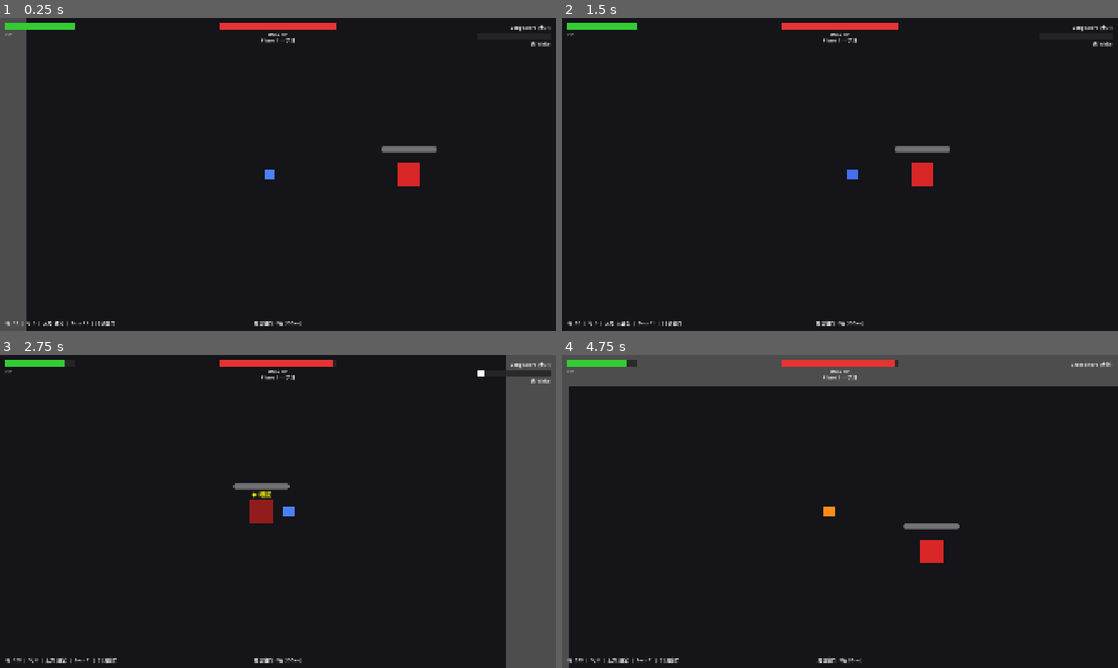
Above: before the commit, frames 1-4 (two rows, left to right).
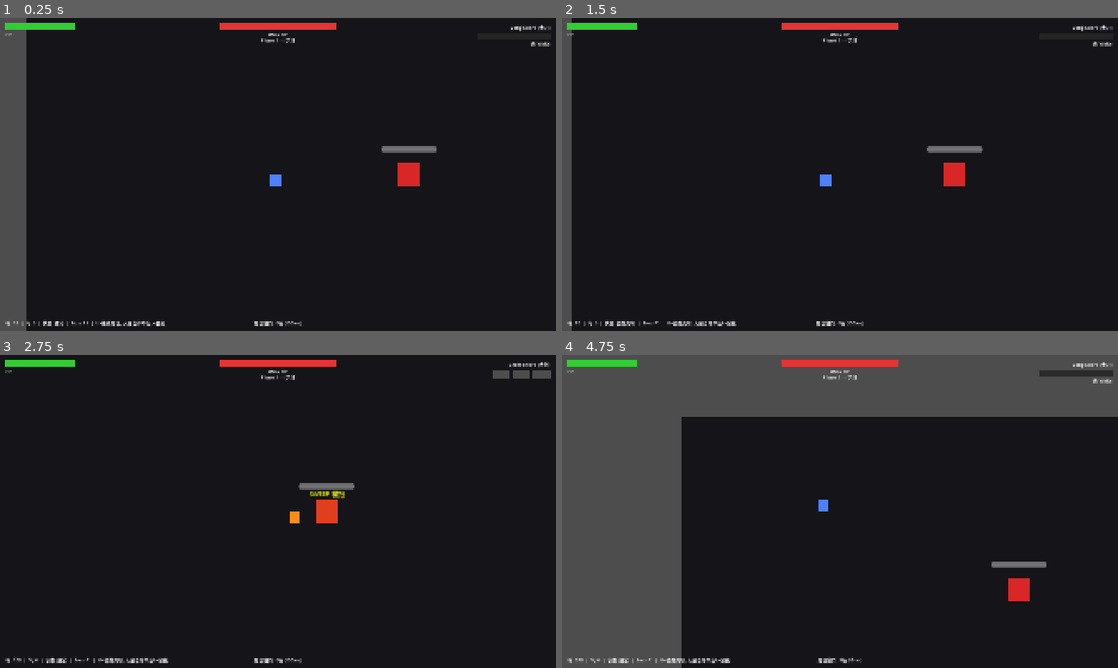
Above: after the commit, the same moments.

Repository: cyclonemagnum/claude_game_studios
Game: Godot game, scene res://main.tscn
The game is run twice, just before and just after one commit, with the same random seed, the same clock (stepped at 60 frames per second) and the same inputs.
Inputs:
- Up to frame 1 (0.25 s): no input
- Up to frame 2 (1.5 s): hold D (move_right) 0.53-1.28 s; tap J (attack) at 0.6 s; tap L (special) at 0.8, 1.35 s; hold U (back_step, bound only after the commit) from 1.28 s (still down)
- Up to frame 3 (2.75 s): tap Tab (switch_weapon) at 1.55, 2.1 s; release U (back_step, bound only after the commit) at 2.03 s; hold D (move_right) from 2.03 s (still down); tap J (attack) at 2.3 s
- Up to frame 4 (4.75 s): release D (move_right) at 2.78 s; hold W (move_up) 2.78-3.53 s; tap J (attack) at 2.85, 4.55 s; tap L (special) at 3.05 s; hold A (move_left) from 3.53 s (still down); tap K (dodge) at 3.6 s; tap Tab (switch_weapon) at 3.8 s; tap [ (parry_window_decrease) at 4.35 s

The runs differ from the first frame. In frame 1, 0.3% of the frame differs, in the area x 7-51%, y 48-99%; in frame 2, 2.9%; in frame 3, 11%; in frame 4, 27%, in the area x 1-100%, y 1-100%.

Commit message:
登龙

Diff:
--- a/prototypes/combat-feel/boss.gd
+++ b/prototypes/combat-feel/boss.gd
@@ -35,30 +35,32 @@
 ]
 
 # --- Attack definitions ---
-enum AttackType { SLAM, SWEEP, CHARGE, LEAP, COMBO }
+enum AttackType { SLAM, SWEEP, CHARGE, LEAP, COMBO, THRUST }
 
 const ATTACK_NAMES: Array[String] = [
-	"SLAM 重击", "SWEEP 横扫", "CHARGE 冲撞", "LEAP 跳砸", "COMBO 连斩",
+	"SLAM 重击", "SWEEP 横扫", "CHARGE 冲撞", "LEAP 跳砸", "COMBO 连斩", "THRUST 突刺",
 ]
 
 # Per-phase telegraph speed multiplier (1.0 = base speed)
 const PHASE_SPEED: Array[float] = [1.0, 0.7, 0.45]
 
 # Base telegraph times (scaled by PHASE_SPEED)
-const BASE_TELEGRAPH: Array[float] = [1.0, 0.8, 0.5, 0.9, 0.35]
+# THRUST 故意慢且明显 → 邀请玩家見切
+const BASE_TELEGRAPH: Array[float] = [1.0, 0.8, 0.5, 0.9, 0.35, 0.95]
 
 # Recovery times per attack — the breakwindow
-const RECOVERY_TIMES: Array[float] = [1.2, 0.6, 1.0, 0.8, 1.5]
+# THRUST 失败后大破绽 → 邀请玩家登龍
+const RECOVERY_TIMES: Array[float] = [1.2, 0.6, 1.0, 0.8, 1.5, 1.6]
 
 # Damage per attack
-const ATTACK_DAMAGES: Array[int] = [25, 15, 30, 35, 12]
+const ATTACK_DAMAGES: Array[int] = [25, 15, 30, 35, 12, 28]
 const COMBO_SECOND_HIT_DAMAGE: int = 18
 
 # Attack ranges
-const ATTACK_RANGES: Array[float] = [120.0, 180.0, 250.0, 150.0, 130.0]
+const ATTACK_RANGES: Array[float] = [120.0, 180.0, 250.0, 150.0, 130.0, 220.0]
 
 # Active hitbox windows
-const ACTIVE_WINDOWS: Array[float] = [0.15, 0.2, 0.25, 0.15, 0.12]
+const ACTIVE_WINDOWS: Array[float] = [0.15, 0.2, 0.25, 0.15, 0.12, 0.18]
 
 # LEAP specifics
 const LEAP_JUMP_DURATION: float = 0.5
@@ -67,12 +69,13 @@
 # CHARGE specifics
 const CHARGE_SPEED: float = 450.0
 
-# Attack weights per phase — [SLAM, SWEEP, CHARGE, LEAP, COMBO]
+# Attack weights per phase — [SLAM, SWEEP, CHARGE, LEAP, COMBO, THRUST]
 # Zero means unavailable in that phase
+# THRUST 仅在 Phase 2/3 出现, 邀请玩家用見切+登龍
 const PHASE_WEIGHTS: Array[Array] = [
-	[3, 2, 0, 0, 0],   # Phase 1: SLAM + SWEEP only
-	[2, 2, 2, 2, 0],   # Phase 2: + CHARGE + LEAP
-	[1, 1, 2, 2, 3],   # Phase 3: all + COMBO favored
+	[3, 2, 0, 0, 0, 0],   # Phase 1: SLAM + SWEEP only — 学习时机
+	[2, 2, 2, 2, 0, 3],   # Phase 2: + CHARGE + LEAP + THRUST
+	[1, 1, 2, 2, 3, 3],   # Phase 3: all + COMBO favored + THRUST
 ]
 
 # Weight boost for fast attacks after being parried
@@ -98,6 +101,7 @@
 var _attack_hit_this_swing: bool = false
 var _charge_velocity: Vector2 = Vector2.ZERO
 var _was_parried: bool = false   # set by player via signal, reset after next attack pick
+var _thrust_dir: Vector2 = Vector2.RIGHT  # locked at THRUST telegraph start
 
 # LEAP state
 var _leap_origin: Vector2 = Vector2.ZERO
@@ -333,6 +337,12 @@
 		AttackType.LEAP:
 			_enter_leap()
 			return   # leap handles its own state
+		AttackType.THRUST:
+			# 锁定方向 = 当前面向玩家
+			if _player_ref:
+				_thrust_dir = (_player_ref.global_position - global_position).normalized()
+			else:
+				_thrust_dir = Vector2.RIGHT
 
 
 func _enter_leap() -> void:
@@ -425,8 +435,27 @@
 func _check_attack_hit() -> void:
 	if _player_ref == null:
 		return
-	var dist := (_player_ref.global_position - global_position).length()
+	var to_player: Vector2 = _player_ref.global_position - global_position
+	var dist: float = to_player.length()
 	var attack_range: float = ATTACK_RANGES[_current_attack]
+
+	# THRUST: 窄线攻击 — 玩家必须在Boss正前方狭窄角度内才命中
+	# 後跳見切是最佳应对 (向后离开线)
+	if _current_attack == AttackType.THRUST:
+		if dist > attack_range:
+			return
+		# 突刺方向 = 起手时锁定的玩家方向
+		var thrust_dir: Vector2 = _thrust_dir
+		var dir_to_player: Vector2 = to_player.normalized()
+		var dot: float = thrust_dir.dot(dir_to_player)
+		# 仅命中正前方 ~30度锥形
+		if dot > 0.86:
+			_attack_hit_this_swing = true
+			var thrust_dmg: int = ATTACK_DAMAGES[_current_attack]
+			_player_ref.take_damage(thrust_dmg, global_position)
+			attack_landed.emit(thrust_dmg, _player_ref.global_position)
+		return
+
 	if dist <= attack_range:
 		_attack_hit_this_swing = true
 		var dmg: int = ATTACK_DAMAGES[_current_attack]
--- a/prototypes/combat-feel/great_sword.gd
+++ b/prototypes/combat-feel/great_sword.gd
@@ -13,7 +13,7 @@
 const CHARGE_TIME_L3: float = 1.4
 const CHARGE_TIME_MAX: float = 2.0
 
-const DAMAGE_MULT: Array[float] = [1.0, 2.0, 3.0]
+const DAMAGE_MULT: Array[float] = [1.0, 1.8, 3.5]   # Lv3更具诱惑性 (原 1/2/3)
 const RECOVERY_TIME: Array[float] = [0.3, 0.5, 0.8]
 
 const HITBOX_RADIUS: Array[float] = [50.0, 75.0, 100.0]
--- a/prototypes/combat-feel/long_sword.gd
+++ b/prototypes/combat-feel/long_sword.gd
@@ -17,7 +17,7 @@
 const COMBO_RESET_TIME: float = 0.6
 
 const SPIRIT_PER_HIT: int = 8
-const SPIRIT_DECAY_RATE: float = 5.0
+const SPIRIT_DECAY_RATE: float = 2.5    # 调慢: 5 → 2.5, 鼓励囤气用大招
 const SPIRIT_MAX: int = 100
 
 const SPIRIT_LEVEL_THRESHOLDS: Array[int] = [0, 34, 67]
@@ -42,7 +42,7 @@
 const GRAND_IAI_COUNTER_DAMAGE: int = 50
 const GRAND_IAI_COUNTER_DELAY: float = 0.3    # delay before counter slash lands
 const GRAND_IAI_SPIRIT_BONUS: int = 30
-const GRAND_IAI_FAIL_RECOVERY: float = 0.7    # punish for whiffed grand iai
+const GRAND_IAI_FAIL_RECOVERY: float = 0.4    # 调短: 0.7 → 0.4, 让玩家敢按
 const GRAND_IAI_FREEZE_DURATION: float = 0.18
 const GRAND_IAI_SHAKE_INTENSITY: float = 12.0
 const GRAND_IAI_SHAKE_DURATION: float = 0.25
@@ -51,6 +51,30 @@
 # Spirit Release (居合斩) — full gauge finisher
 const RELEASE_DAMAGE: int = 80
 const RELEASE_HITBOX_RADIUS: float = 120.0
+
+# --- 後跳見切 (Back-step Parry) ---
+const BACK_STEP_DURATION: float = 0.28
+const BACK_STEP_SPEED: float = 700.0
+const BACK_STEP_RECOVERY: float = 0.15
+const BACK_STEP_IFRAME_FRAMES: int = 8           # 8 帧見切窗口
+const BACK_STEP_COUNTER_WINDOW: float = 0.55     # 成功后追击窗口
+const BACK_STEP_COUNTER_DASH_DURATION: float = 0.18
+const BACK_STEP_COUNTER_DASH_SPEED: float = 850.0
+const BACK_STEP_COUNTER_DAMAGE: int = 38
+const BACK_STEP_COUNTER_HITBOX_RADIUS: float = 110.0
+const BACK_STEP_SPIRIT_GAIN: int = 20
+
+# --- 登龍 (Helmsplitter — 戳刺→起跳→下劈) ---
+const TORYU_THRUST_DURATION: float = 0.32        # phase 0: 戳刺起手 (易被打断)
+const TORYU_LAUNCH_DURATION: float = 0.18        # phase 1: 起跳 (短暂i-frame)
+const TORYU_DESCENT_DURATION: float = 0.85       # phase 2: 浮空+延迟下劈 (易被打断)
+const TORYU_THRUST_DAMAGE: int = 18
+const TORYU_FINAL_DAMAGE: int = 110              # 命中爆发，比大居合更高
+const TORYU_AOE_RADIUS: float = 140.0
+const TORYU_THRUST_RANGE: float = 90.0
+const TORYU_AIR_HEIGHT: float = 180.0            # 视觉浮空高度
+const TORYU_SPIRIT_COST: int = 30                # 大居合成功后消耗气
+const TORYU_FOLLOWUP_WINDOW: float = 0.6         # 大居合反击命中后窗口
 
 # --- Signals ---
 signal spirit_changed(value: int)
@@ -64,6 +88,18 @@
 signal combo_hit(hit_index: int, damage: int, position: Vector2)
 signal spirit_release_fired(damage: int, position: Vector2)
 
+# 後跳見切
+signal back_step_started()
+signal back_step_absorbed(frame_hit: int, window: int)
+signal back_step_counter_fired(damage: int, position: Vector2)
+
+# 登龍
+signal toryu_window_opened()                    # 大居合成功 → 登龍可触发
+signal toryu_started()
+signal toryu_phase_changed(phase: int)          # 0=戳刺 1=起跳 2=下劈
+signal toryu_landed(damage: int, position: Vector2)
+signal toryu_interrupted()
+
 # --- State ---
 var _spirit: int = 0
 var _spirit_level: int = 0
@@ -94,6 +130,32 @@
 var _counter_delay_timer: float = 0.0
 var _counter_origin: Vector2 = Vector2.ZERO
 
+# 後跳見切 state
+var _back_stepping: bool = false
+var _back_step_timer: float = 0.0
+var _back_step_frame_counter: int = 0
+var _back_step_absorbed: bool = false
+var _back_step_recovery: bool = false
+var _back_step_recovery_timer: float = 0.0
+var _back_step_dir: Vector2 = Vector2.ZERO
+
+# 後跳追击 state (前冲斩)
+var _counter_window_timer: float = 0.0
+var _counter_dashing: bool = false
+var _counter_dash_timer: float = 0.0
+var _counter_dash_dir: Vector2 = Vector2.ZERO
+var _counter_dash_hit_done: bool = false
+
+# 登龍 state
+var _toryu_window_timer: float = 0.0          # 大居合成功后给玩家的输入窗口
+var _toryu_active: bool = false
+var _toryu_phase: int = 0
+var _toryu_phase_timer: float = 0.0
+var _toryu_dir: Vector2 = Vector2.RIGHT
+var _toryu_thrust_hit_done: bool = false
+var _toryu_air_offset: float = 0.0            # 视觉Y偏移 (浮空)
+var _toryu_origin: Vector2 = Vector2.ZERO
+
 # References
 var player: CharacterBody2D = null
 var camera: Camera2D = null
@@ -108,6 +170,9 @@
 	_update_stance(delta)
 	_update_grand_iai(delta)
 	_update_counter_delay(delta)
+	_update_back_step(delta)
+	_update_counter_dash(delta)
+	_update_toryu(delta)
 
 
 func _update_spirit_decay(delta: float) -> void:
@@ -205,6 +270,10 @@
 		and not _grand_iai_in_recovery
 		and not _grand_iai_dashing
 		and not _counter_pending
+		and not _back_stepping
+		and not _back_step_recovery
+		and not _counter_dashing
+		and not _toryu_active
 	)
 
 
@@ -214,6 +283,34 @@
 
 func is_grand_iai_dashing() -> bool:
 	return _grand_iai_dashing
+
+
+func is_back_stepping() -> bool:
+	return _back_stepping
+
+
+func is_counter_dashing() -> bool:
+	return _counter_dashing
+
+
+func is_toryu_active() -> bool:
+	return _toryu_active
+
+
+func get_toryu_phase() -> int:
+	return _toryu_phase
+
+
+func get_toryu_air_offset() -> float:
+	return _toryu_air_offset
+
+
+func has_toryu_window() -> bool:
+	return _toryu_window_timer > 0.0
+
+
+func has_counter_window() -> bool:
+	return _counter_window_timer > 0.0
 
 
 func is_busy() -> bool:
@@ -462,6 +559,11 @@
 		hit_effects.spawn_iai_success(player.global_position)
 
 	_decay_suppress_timer = 1.0
+	# 大居合命中后,开启登龍输入窗口 (条件: 气足够)
+	if _spirit >= TORYU_SPIRIT_COST:
+		_toryu_window_timer = TORYU_FOLLOWUP_WINDOW
+		toryu_window_opened.emit()
+		print("登龍 WINDOW OPENED (%.2fs)" % TORYU_FOLLOWUP_WINDOW)
 	print("大居合 COUNTER: %d base damage" % GRAND_IAI_COUNTER_DAMAGE)
 
 
@@ -525,12 +627,304 @@
 
 
 func get_stance_state() -> String:
+	if _toryu_active:
+		match _toryu_phase:
+			0: return "登龍·戳刺"
+			1: return "登龍·起跳"
+			2: return "登龍·浮空"
+		return "登龍"
+	if _counter_dashing:
+		return "前冲斩"
+	if _back_stepping:
+		return "後跳見切"
+	if _back_step_recovery:
+		return "見切后摇"
 	if _grand_iai_dashing:
 		return "大居合"
 	if _counter_pending:
 		return "反击中"
 	if _grand_iai_in_recovery:
 		return "后摇"
+	if _toryu_window_timer > 0.0:
+		return "★登龍窗口★"
+	if _counter_window_timer > 0.0:
+		return "★追击窗口★"
 	if _in_stance:
 		return "居合構え"
 	return "通常"
+
+
+# ============================================================
+# 後跳見切 (Back-step Parry)
+# ============================================================
+
+func press_back_step() -> bool:
+	# Counter dash (前冲斩) input — if window active, J already triggers it via player
+	# 否则启动後跳見切
+	if _counter_window_timer > 0.0:
+		return false   # in counter window — player decides whether to dash
+	if not can_act() and not _in_stance:
+		return false
+	if _in_stance:
+		_exit_stance()
+	return _start_back_step()
+
+
+func _start_back_step() -> bool:
+	if _back_stepping:
+		return false
+	_back_stepping = true
+	_back_step_timer = BACK_STEP_DURATION
+	_back_step_frame_counter = 0
+	_back_step_absorbed = false
+	if player:
+		_back_step_dir = -Vector2.RIGHT.rotated(player.rotation)   # 反向
+	else:
+		_back_step_dir = -Vector2.RIGHT
+	back_step_started.emit()
+	print("後跳見切 START (i-frames: %d)" % BACK_STEP_IFRAME_FRAMES)
+	return true
+
+
+func try_back_step_absorb(_attack_origin: Vector2) -> bool:
+	if not _back_stepping:
+		return false
+	if _back_step_frame_counter > BACK_STEP_IFRAME_FRAMES:
+		return false
+	_back_step_absorbed = true
+	back_step_absorbed.emit(_back_step_frame_counter, BACK_STEP_IFRAME_FRAMES)
+	# Slight hit-freeze for feel
+	if camera:
+		camera.hit_freeze(0.08)
+	print("後跳見切 ABSORBED at frame %d" % _back_step_frame_counter)
+	return true
+
+
+func _update_back_step(delta: float) -> void:
+	if _back_stepping:
+		_back_step_timer -= delta
+		_back_step_frame_counter += 1
+		if player:
+			# Move backward via player.velocity
+			player.velocity = _back_step_dir * BACK_STEP_SPEED
+		if _back_step_timer <= 0.0:
+			_back_stepping = false
+			if player:
+				player.velocity = Vector2.ZERO
+			if _back_step_absorbed:
+				# Open counter dash window
+				_counter_window_timer = BACK_STEP_COUNTER_WINDOW
+				if hit_effects:
+					hit_effects.spawn_iai_success(player.global_position)
+			else:
+				_back_step_recovery = true
+				_back_step_recovery_timer = BACK_STEP_RECOVERY
+
+	if _back_step_recovery:
+		_back_step_recovery_timer -= delta
+		if _back_step_recovery_timer <= 0.0:
+			_back_step_recovery = false
+
+	if _counter_window_timer > 0.0:
+		_counter_window_timer -= delta
+
+
+func press_counter_dash() -> bool:
+	# 在追击窗口内按攻击 → 前冲斩
+	if _counter_window_timer <= 0.0:
+		return false
+	if _counter_dashing:
+		return false
+	_counter_window_timer = 0.0
+	_counter_dashing = true
+	_counter_dash_timer = BACK_STEP_COUNTER_DASH_DURATION
+	_counter_dash_hit_done = false
+	if player:
+		_counter_dash_dir = Vector2.RIGHT.rotated(player.rotation)
+	print("前冲斩 LAUNCHED")
+	return true
+
+
+func _update_counter_dash(delta: float) -> void:
+	if not _counter_dashing:
+		return
+	_counter_dash_timer -= delta
+	if player:
+		player.velocity = _counter_dash_dir * BACK_STEP_COUNTER_DASH_SPEED
+
+	# Continuously check hit
+	if not _counter_dash_hit_done and player:
+		var space := player.get_world_2d().direct_space_state
+		var query := PhysicsShapeQueryParameters2D.new()
+		var shape := CircleShape2D.new()
+		shape.radius = BACK_STEP_COUNTER_HITBOX_RADIUS
+		query.shape = shape
+		query.transform = Transform2D(0.0, player.global_position)
+		query.collision_mask = 4
+		var results := space.intersect_shape(query, 4)
+		for r in results:
+			var body: Node2D = r["collider"] as Node2D
+			if body and body.has_method("take_damage"):
+				var bonus := SPIRIT_DAMAGE_BONUS[_spirit_level]
+				var dmg: int = int(BACK_STEP_COUNTER_DAMAGE * (1.0 + bonus))
+				body.take_damage(dmg, player.global_position)
+				back_step_counter_fired.emit(dmg, body.global_position)
+				if hit_effects:
+					hit_effects.spawn_hit(body.global_position, dmg)
+				if camera:
+					camera.shake(8.0, 0.18)
+					camera.hit_freeze(0.10)
+				_spirit = min(SPIRIT_MAX, _spirit + BACK_STEP_SPIRIT_GAIN)
+				_update_spirit_level()
+				spirit_changed.emit(_spirit)
+				_counter_dash_hit_done = true
+				break
+
+	if _counter_dash_timer <= 0.0:
+		_counter_dashing = false
+		if player:
+			player.velocity = Vector2.ZERO
+		# Brief recovery
+		_in_recovery = true
+		_recovery_timer = 0.18
+
+
+# ============================================================
+# 登龍 (Helmsplitter)
+# 戳刺 → 起跳 → 浮空延迟 → 下劈AOE
+# 在大居合命中后的窗口内可触发，气消耗30
+# 戳刺与浮空阶段可被打断
+# ============================================================
+
+func press_toryu() -> bool:
+	if _toryu_window_timer <= 0.0:
+		return false
+	if _spirit < TORYU_SPIRIT_COST:
+		return false
+	if _toryu_active:
+		return false
+	_toryu_window_timer = 0.0
+	_spirit -= TORYU_SPIRIT_COST
+	spirit_changed.emit(_spirit)
+	_start_toryu()
+	return true
+
+
+func _start_toryu() -> void:
+	_toryu_active = true
+	_toryu_phase = 0
+	_toryu_phase_timer = TORYU_THRUST_DURATION
+	_toryu_thrust_hit_done = false
+	_toryu_air_offset = 0.0
+	if player:
+		_toryu_dir = Vector2.RIGHT.rotated(player.rotation)
+		_toryu_origin = player.global_position
+	toryu_started.emit()
+	toryu_phase_changed.emit(0)
+	print("登龍 STARTED — phase 0 戳刺")
+
+
+func _update_toryu(delta: float) -> void:
+	# Window timer counts down (not consumed yet)
+	if _toryu_window_timer > 0.0:
+		_toryu_window_timer -= delta
+
+	if not _toryu_active:
+		return
+
+	_toryu_phase_timer -= delta
+
+	match _toryu_phase:
+		0:  # 戳刺
+			# Thrust hit check
+			if not _toryu_thrust_hit_done and player:
+				var space := player.get_world_2d().direct_space_state
+				var query := PhysicsShapeQueryParameters2D.new()
+				var shape := CircleShape2D.new()
+				shape.radius = TORYU_THRUST_RANGE
+				query.shape = shape
+				query.transform = Transform2D(0.0, player.global_position + _toryu_dir * 40.0)
+				query.collision_mask = 4
+				var results := space.intersect_shape(query, 4)
+				for r in results:
+					var body: Node2D = r["collider"] as Node2D
+					if body and body.has_method("take_damage"):
+						body.take_damage(TORYU_THRUST_DAMAGE, player.global_position)
+						_toryu_thrust_hit_done = true
+						if hit_effects:
+							hit_effects.spawn_hit(body.global_position, TORYU_THRUST_DAMAGE)
+						break
+			if _toryu_phase_timer <= 0.0:
+				_toryu_phase = 1
+				_toryu_phase_timer = TORYU_LAUNCH_DURATION
+				toryu_phase_changed.emit(1)
+		1:  # 起跳 (短暂i-frame)
+			var t1: float = 1.0 - (_toryu_phase_timer / TORYU_LAUNCH_DURATION)
+			_toryu_air_offset = TORYU_AIR_HEIGHT * t1
+			if _toryu_phase_timer <= 0.0:
+				_toryu_phase = 2
+				_toryu_phase_timer = TORYU_DESCENT_DURATION
+				toryu_phase_changed.emit(2)
+		2:  # 浮空+下劈延迟 (易被打断)
+			# Hold air, then drop
+			var t2: float = _toryu_phase_timer / TORYU_DESCENT_DURATION
+			# Stay high then drop in last 30%
+			if t2 > 0.3:
+				_toryu_air_offset = TORYU_AIR_HEIGHT
+			else:
+				_toryu_air_offset = TORYU_AIR_HEIGHT * (t2 / 0.3)
+			if _toryu_phase_timer <= 0.0:
+				_execute_toryu_landing()
+
+
+func _execute_toryu_landing() -> void:
+	_toryu_air_offset = 0.0
+	if player == null:
+		_toryu_active = false
+		return
+
+	# AOE landing damage
+	var space := player.get_world_2d().direct_space_state
+	var query := PhysicsShapeQueryParameters2D.new()
+	var shape := CircleShape2D.new()
+	shape.radius = TORYU_AOE_RADIUS
+	query.shape = shape
+	query.transform = Transform2D(0.0, player.global_position)
+	query.collision_mask = 4
+	var results := space.intersect_shape(query, 8)
+	for r in results:
+		var body: Node2D = r["collider"] as Node2D
+		if body and body.has_method("take_damage"):
+			var bonus := SPIRIT_DAMAGE_BONUS[_spirit_level]
+			var dmg: int = int(TORYU_FINAL_DAMAGE * (1.0 + bonus))
+			body.take_damage(dmg, player.global_position)
+			toryu_landed.emit(dmg, body.global_position)
+			if hit_effects:
+				hit_effects.spawn_hit(body.global_position, dmg)
+				hit_effects.spawn_iai_success(body.global_position)
+
+	if camera:
+		camera.shake(15.0, 0.35)
+		camera.hit_freeze(0.16)
+
+	_toryu_active = false
+	_in_recovery = true
+	_recovery_timer = 0.5
+	print("登龍 LANDED (%d damage)" % TORYU_FINAL_DAMAGE)
+
+
+# Called by player when taking damage during 登龍 phase 0 or 2
+# Phase 1 (起跳) is i-frame protected
+func try_toryu_interrupt() -> bool:
+	if not _toryu_active:
+		return false
+	if _toryu_phase == 1:
+		return false   # i-frame
+	# Interrupt!
+	_toryu_active = false
+	_toryu_air_offset = 0.0
+	_in_recovery = true
+	_recovery_timer = 0.7   # heavy punish
+	toryu_interrupted.emit()
+	print("登龍 INTERRUPTED at phase %d!" % _toryu_phase)
+	return true
--- a/prototypes/combat-feel/main.gd
+++ b/prototypes/combat-feel/main.gd
@@ -75,7 +75,7 @@
 	# Update debug label
 	var ls: Node = _player.get_long_sword()
 	var stance_str: String = ls.get_stance_state()
-	var debug := "帧: %d  |  气: %d  |  太刀: %s  |  Boss P%d  |  [ ] 调窗口" % [
+	var debug := "帧: %d  |  气: %d  |  状态: %s  |  Boss P%d  |  U=後跳見切, 大居合命中后L=登龍" % [
 		_frame_count,
 		ls.get_spirit(),
 		stance_str,
--- a/prototypes/combat-feel/player.gd
+++ b/prototypes/combat-feel/player.gd
@@ -64,9 +64,22 @@
 func _physics_process(delta: float) -> void:
 	_handle_dodge(delta)
 	_handle_movement(delta)
+	_handle_back_step_input()
 	_handle_weapon_input()
 	_handle_facing()
+	_update_toryu_visual()
 	move_and_slide()
+
+
+func _update_toryu_visual() -> void:
+	# 登龍 浮空 — 视觉上把 body 向上偏移
+	if _body_rect == null:
+		return
+	if _long_sword and _long_sword.is_toryu_active():
+		var offset: float = _long_sword.get_toryu_air_offset()
+		_body_rect.position = Vector2(0, -offset)
+	else:
+		_body_rect.position = Vector2.ZERO
 
 
 func _handle_movement(delta: float) -> void:
@@ -77,6 +90,15 @@
 	# Grand iai dash overrides movement (handled by long_sword)
 	if _long_sword.is_grand_iai_dashing():
 		# velocity is set by long_sword._update_grand_iai
+		return
+
+	# 後跳見切 / 前冲斩 — long_sword 直接驱动 player.velocity
+	if _long_sword.is_back_stepping() or _long_sword.is_counter_dashing():
+		return
+
+	# 登龍 — 玩家在原地戳刺/起跳/下劈，不接受移动输入
+	if _long_sword.is_toryu_active():
+		velocity = Vector2.ZERO
 		return
 
 	# Great sword shoulder tackle overrides movement
@@ -94,12 +116,24 @@
 
 
 func _handle_facing() -> void:
-	# Don't change facing during grand iai dash or stance
+	# Don't change facing during grand iai dash, stance, back-step, counter dash, or 登龍
 	if _long_sword.is_grand_iai_dashing():
+		return
+	if _long_sword.is_back_stepping() or _long_sword.is_counter_dashing():
+		return
+	if _long_sword.is_toryu_active():
 		return
 	if velocity.length() > 10.0:
 		_facing = velocity.normalized()
 		rotation = _facing.angle()
+
+
+func _handle_back_step_input() -> void:
+	# 後跳見切 — only for long sword mode
+	if _weapon_mode != 0:
+		return
+	if Input.is_action_just_pressed("back_step"):
+		_long_sword.press_back_step()
 
 
 func _handle_dodge(delta: float) -> void:
@@ -176,6 +210,16 @@
 
 
 func _handle_long_sword_input() -> void:
+	# 登龍 input window — 大居合命中后, L 按下触发登龍
+	if _long_sword.has_toryu_window() and Input.is_action_just_pressed("special"):
+		if _long_sword.press_toryu():
+			return
+
+	# 前冲斩 — 後跳見切成功后窗口内按 J 触发
+	if _long_sword.has_counter_window() and Input.is_action_just_pressed("attack"):
+		if _long_sword.press_counter_dash():
+			return
+
 	# In stance: J = mini iai, L = grand iai, K = dodge cancel (handled in _handle_dodge)
 	if _long_sword.is_in_stance():
 		if Input.is_action_just_pressed("attack"):
@@ -200,8 +244,33 @@
 		if _long_sword.try_grand_iai_absorb(source_position):
 			return   # absorbed, no damage
 
+	# 後跳見切 absorb check — i-frames during back-step
+	if _weapon_mode == 0 and _long_sword.is_back_stepping():
+		if _long_sword.try_back_step_absorb(source_position):
+			return
+
+	# 登龍 phase 1 (起跳) i-frame
+	if _weapon_mode == 0 and _long_sword.is_toryu_active() and _long_sword.get_toryu_phase() == 1:
+		return
+
 	# Dodge i-frames
 	if _dodging:
+		return
+
+	# 登龍 phase 0 / 2 — interrupted = punish
+	if _weapon_mode == 0 and _long_sword.is_toryu_active():
+		if _long_sword.try_toryu_interrupt():
+			# Player still takes the damage of the interrupting attack
+			pass
+
+	# Counter dash 前冲斩 — half damage, no interrupt (super armor light)
+	if _weapon_mode == 0 and _long_sword.is_counter_dashing():
+		var reduced: int = max(1, amount / 2)
+		_hp = max(0, _hp - reduced)
+		health_changed.emit(_hp, MAX_HP)
+		_flash_damage()
+		if _hp <= 0:
+			died.emit()
 		return
 
 	# Great sword shoulder tackle super armor — takes damage but doesn't interrupt
--- a/prototypes/combat-feel/project.godot
+++ b/prototypes/combat-feel/project.godot
@@ -87,6 +87,12 @@
 "events": [Object(InputEventKey,"resource_local_to_scene":false,"resource_name":"","device":-1,"window_id":0,"alt_press …(192 unchanged characters)…
 ]
 }
+back_step={
+"deadzone": 0.5,
+"events": [Object(InputEventKey,"resource_local_to_scene":false,"resource_name":"","device":-1,"window_id":0,"alt_pressed":false,"shift_pressed":false,"ctrl_pressed":false,"meta_pressed":false,"pressed":false,"keycode":0,"physical_keycode":85,"key_label":0,"unicode":117,"location":0,"echo":false,"script":null)
+, Object(InputEventJoypadButton,"resource_local_to_scene":false,"resource_name":"","device":0,"button_index":4,"pressure":0.0,"pressed":false,"script":null)
+]
+}
 
 [physics]
 
